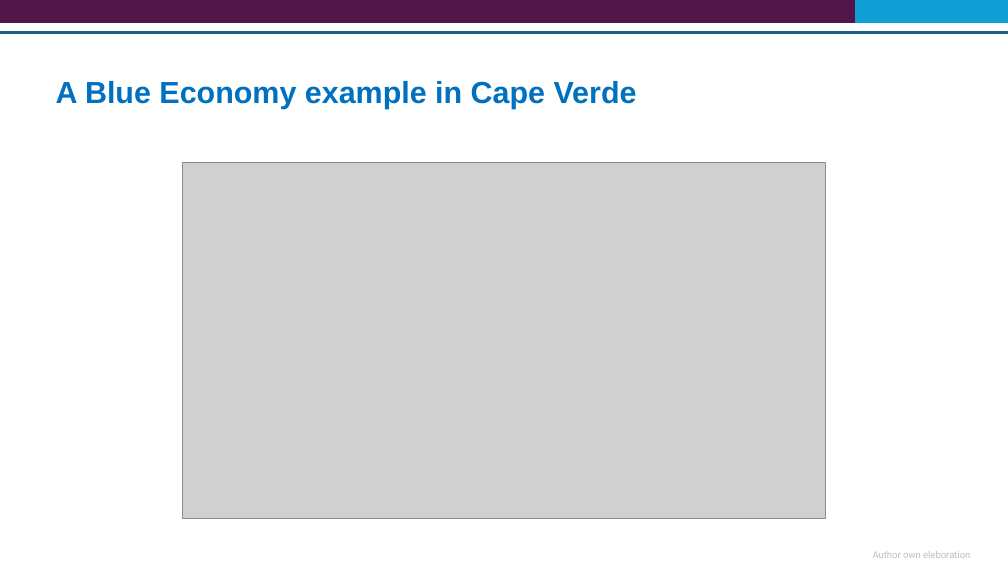
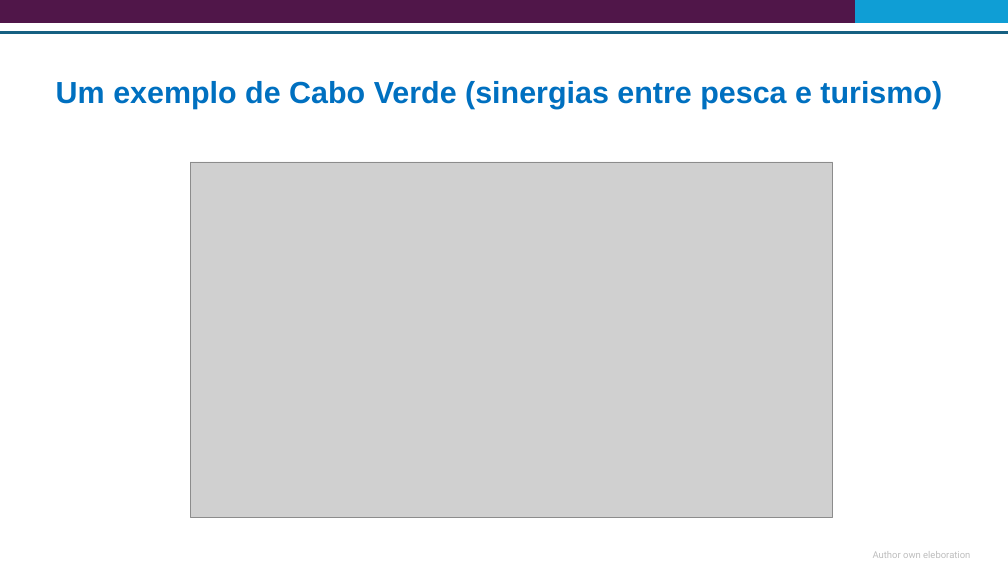
Before and after one commit to Risk-Team/trainings, a slide deck: slide 25 of STP/presentations/GCF and climate change adaptation concepts.pptx (slide 26 before the commit). Drawn at 1008x567 pixels with LibreOffice and Linux fonts; fonts in the diff are those of the drawing; grey boxes stand for pictures. Boxes give left, top, right and bottom in pixels: in the first picture for what was removed or moved away, otherwise in the second. Text is boxed around its words. In the diff, an @@ line names an element or a change of style, - is before the commit and + after.

```diff
--- a/STP/presentations/GCF and climate change adaptation concepts.pptx
+++ b/STP/presentations/GCF and climate change adaptation concepts.pptx
@@ title at (56,81,942,109): text changed @@
-A Blue Economy example in Cape Verde
+Um exemplo de Cabo Verde (sinergias entre pesca e turismo)
@@ picture: place and size @@
-picture at (183,163,826,518)
+picture at (191,162,833,517)
```
Also in this commit, not shown: 2 other slides changed, 1 slide added, 1 slide removed, 6 other files.
